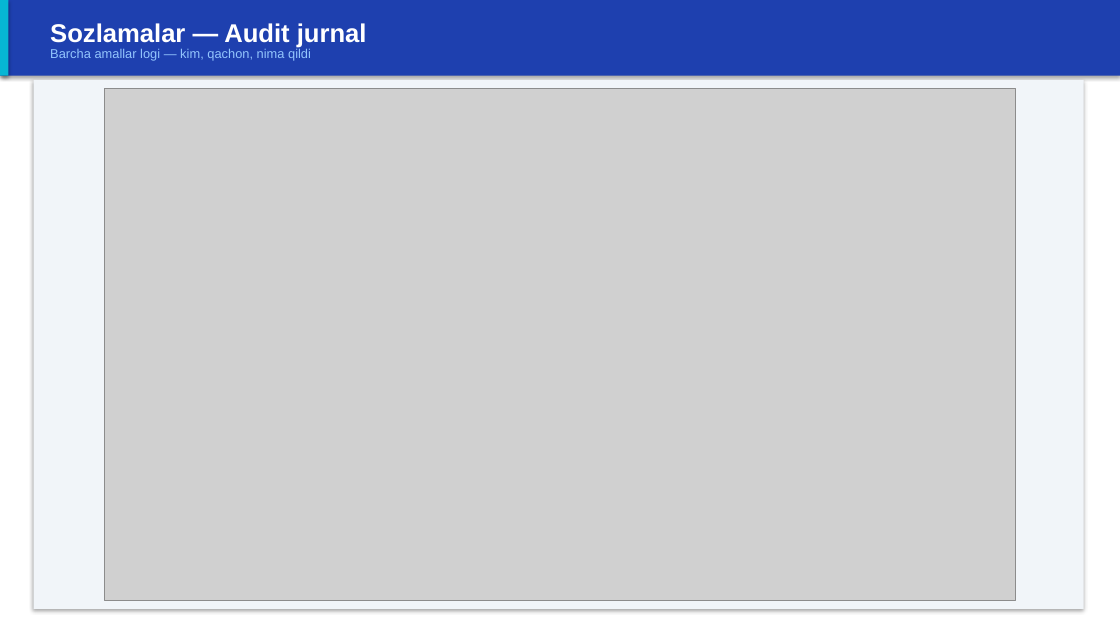
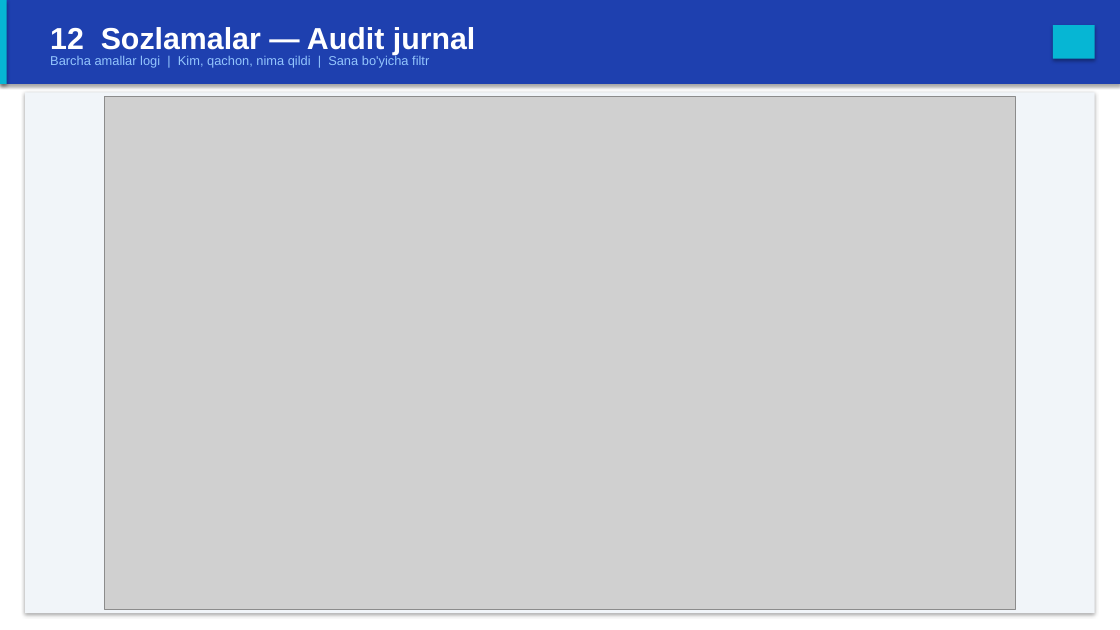
Before and after one commit to AI-automatization/Pos-cosmetics, a slide deck: slide 24 of docs/RAOS_Admin_Panel_Guide.pptx (slide 38 before the commit). Drawn at 1120x630 pixels with LibreOffice and Linux fonts; fonts in the diff are those of the drawing; grey boxes stand for pictures. Boxes give left, top, right and bottom in pixels: in the first picture for what was removed or moved away, otherwise in the second. Text is boxed around its words. In the diff, an @@ line names an element or a change of style, - is before the commit and + after.

```diff
--- a/docs/RAOS_Admin_Panel_Guide.pptx
+++ b/docs/RAOS_Admin_Panel_Guide.pptx
@@ rectangle: place and size @@
-rectangle at (0, 0, 1120, 76)
+rectangle at (0, 0, 1120, 84)
@@ rectangle: place and size @@
-rectangle at (0, 0, 8, 76)
+rectangle at (0, 0, 7, 84)
@@ text at (50, 27, 476, 55): text changed; size 22 to 26 pt @@
-Sozlamalar — Audit jurnal
+12 Sozlamalar — Audit jurnal
@@ rectangle added at (1053, 25, 1095, 59), fill #06B6D4 @@
@@ text at (50, 55, 429, 68): text changed @@
-Barcha amallar logi — kim, qachon, nima qildi
+Barcha amallar logi | Kim, qachon, nima qildi | Sana bo'yicha filtr
@@ rectangle: place and size @@
-rectangle at (34, 80, 1084, 609)
+rectangle at (25, 92, 1095, 613)
@@ picture: place and size @@
-picture at (104, 88, 1015, 601)
+picture at (104, 97, 1015, 609)
```
Also in this commit, not shown: 13 other slides changed, 13 slides added, 25 slides removed, 44 other files.
